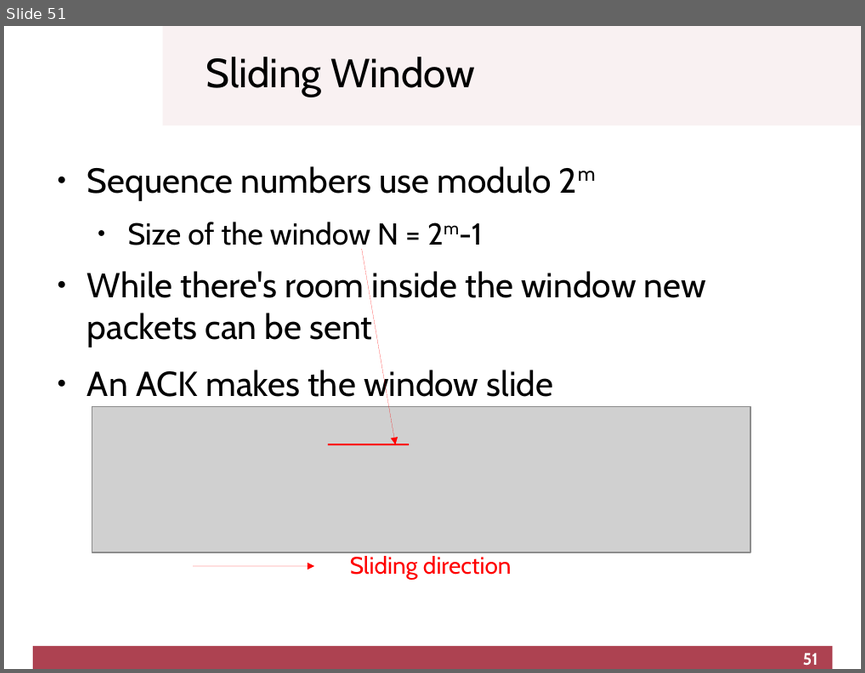
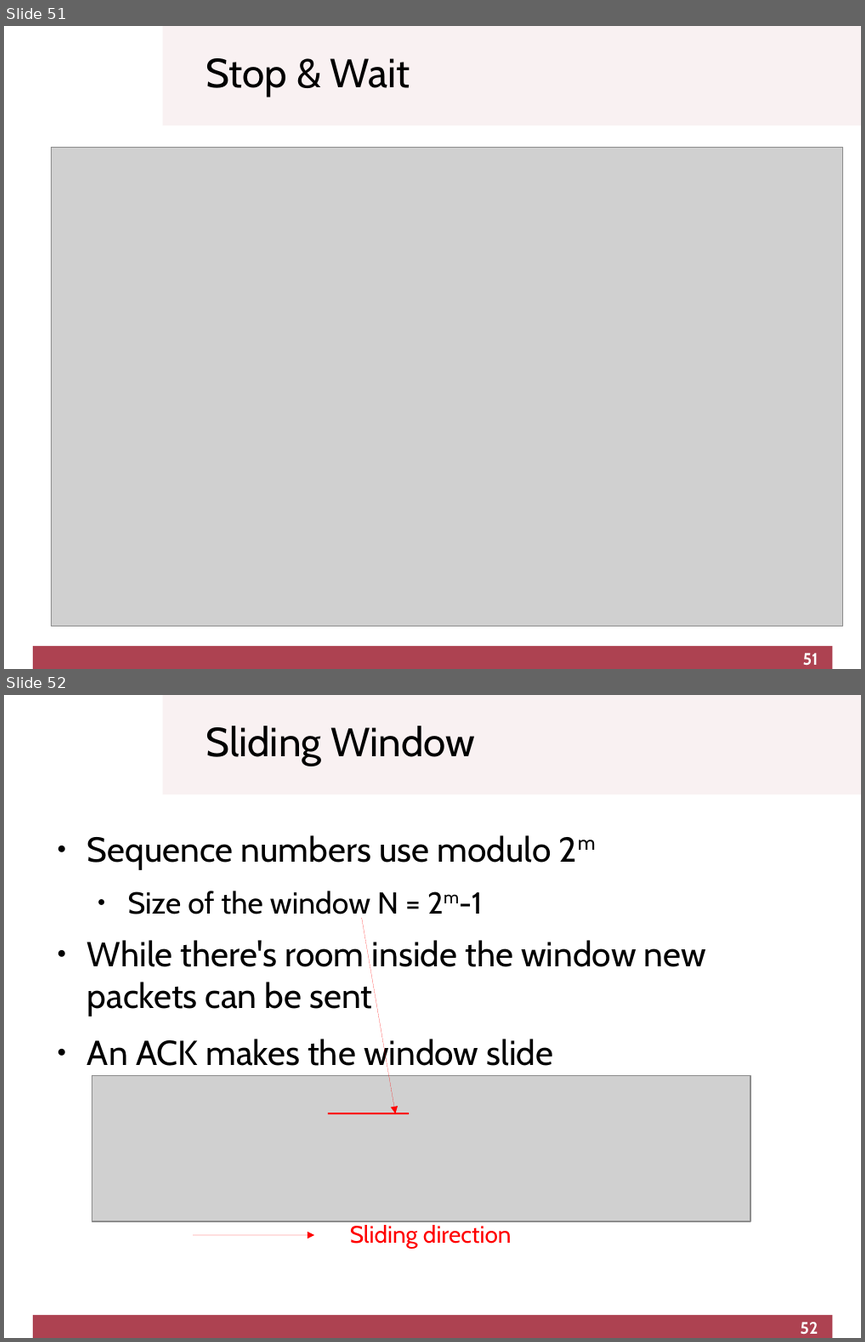
Before and after one commit to cletomartin/redes1, a slide deck: slides/transport.odp. Shown one above the other, each under a label of ours: slide 51 before the commit, slides 51 and 52 after it. The pictures are 865x673 and 865x1342 pixels, drawn with LibreOffice and Linux fonts; fonts in the diff are those of the drawing; grey boxes stand for pictures; background and template pictures are left out. Boxes give left, top, right and bottom in pixels: in the first picture for what was removed or moved away, otherwise in the second. Text is boxed around its words. In the diff, an @@ line names an element or a change of style, - is before the commit and + after.

```diff
--- a/slides/transport.odp
+++ b/slides/transport.odp
@@ slide 51 added at bbox=[4, 26, 861, 669], background #FFFFFF; not listed: 2 template elements that a slide beside it also shows @@
@@ title added at bbox=[206, 58, 410, 97], 34.1 pt, text #000000 @@
+Stop & Wait
@@ picture added at bbox=[51, 148, 843, 626] @@
@@ page number added at bbox=[803, 652, 818, 664], 14 pt, text #FFFFFF, bold @@
+51
@@ what was slide 51 is now slide 52 @@
@@ page number at bbox=[800, 1321, 817, 1333]: text changed @@
-51
+52
```
Also in this commit, not shown: 2 other files.
